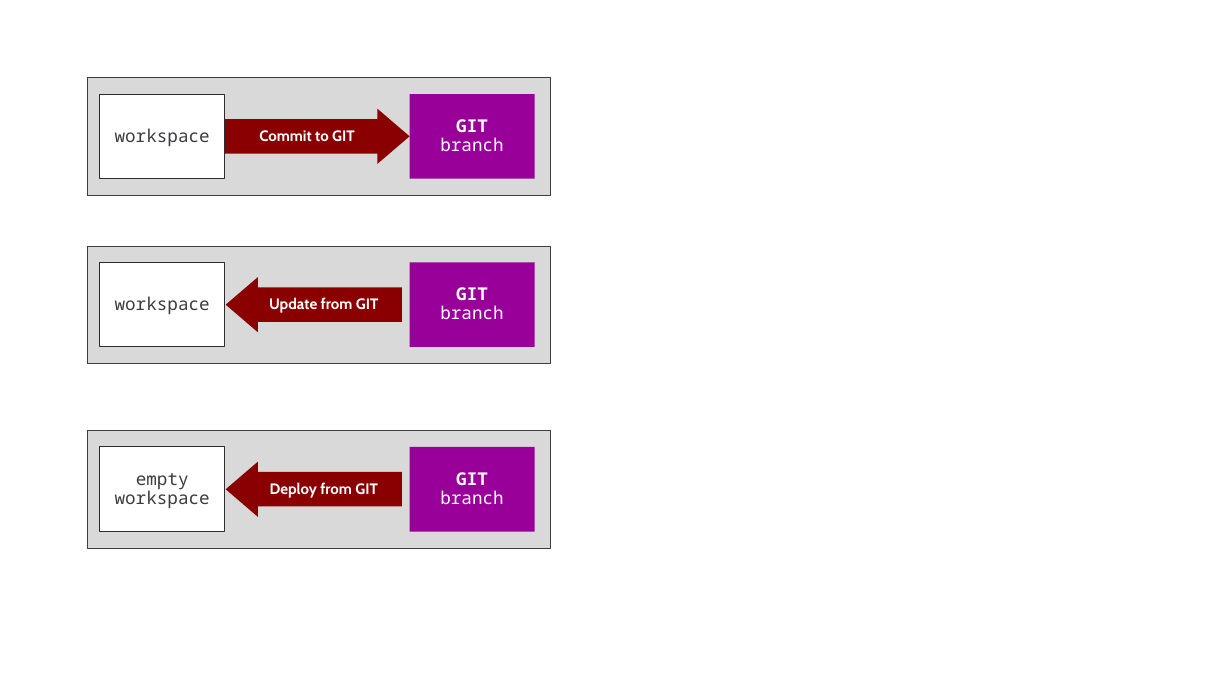
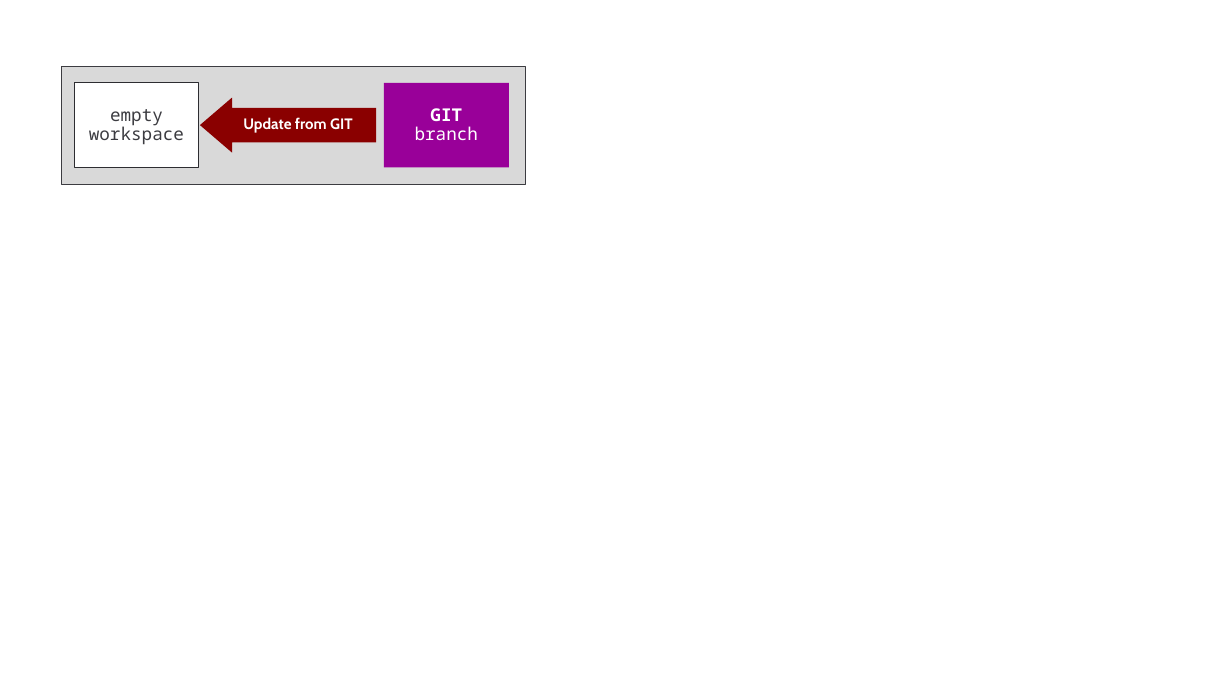
Before and after one commit to FabricDevCamp/fabric-cicd-whitepaper, a slide deck: slide 15 of Part 1 - Overview of Fabric CICD.pptx (slide 14 before the commit). Drawn at 1232x693 pixels with LibreOffice and Linux fonts; fonts in the diff are those of the drawing. Boxes give left, top, right and bottom in pixels: in the first picture for what was removed or moved away, otherwise in the second. Text is boxed around its words. In the diff, an @@ line names an element or a change of style, - is before the commit and + after.

```diff
--- a/Part 1 - Overview of Fabric CICD.pptx
+++ b/Part 1 - Overview of Fabric CICD.pptx
@@ rectangle removed at [88,78,552,196] @@
@@ rectangle removed at [100,94,225,178] @@
-workspace
@@ 3 rectangles, 1 right arrow: place and size @@
-3 rectangles, 1 right arrow at [88,431,552,549]
+3 rectangles, 1 right arrow at [62,67,525,185]
@@ right arrow removed at [225,109,409,164] @@
-Commit to GIT
@@ text in right arrow at [243,117,353,133]: text changed @@
-Deploy from GIT
+Update from GIT
@@ rectangle removed at [409,94,534,178] @@
-GIT
-branch
@@ rectangle removed at [88,246,552,364] @@
@@ rectangle removed at [100,263,225,347] @@
-workspace
@@ rectangle removed at [409,263,534,347] @@
-GIT
-branch
@@ right arrow removed at [226,277,402,332] @@
-Update from GIT
```
Also in this commit, not shown: 7 other slides changed, 7 slides added, 4 slides removed, 1 other file.
